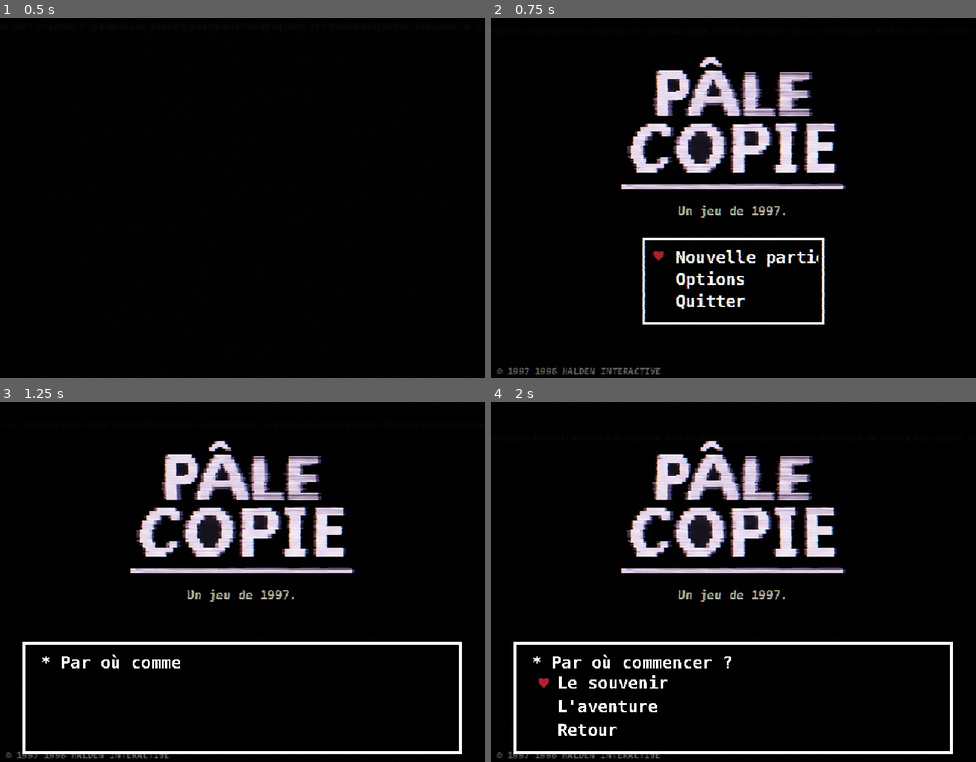
Above: before the commit, frames 1-4 (two rows, left to right).
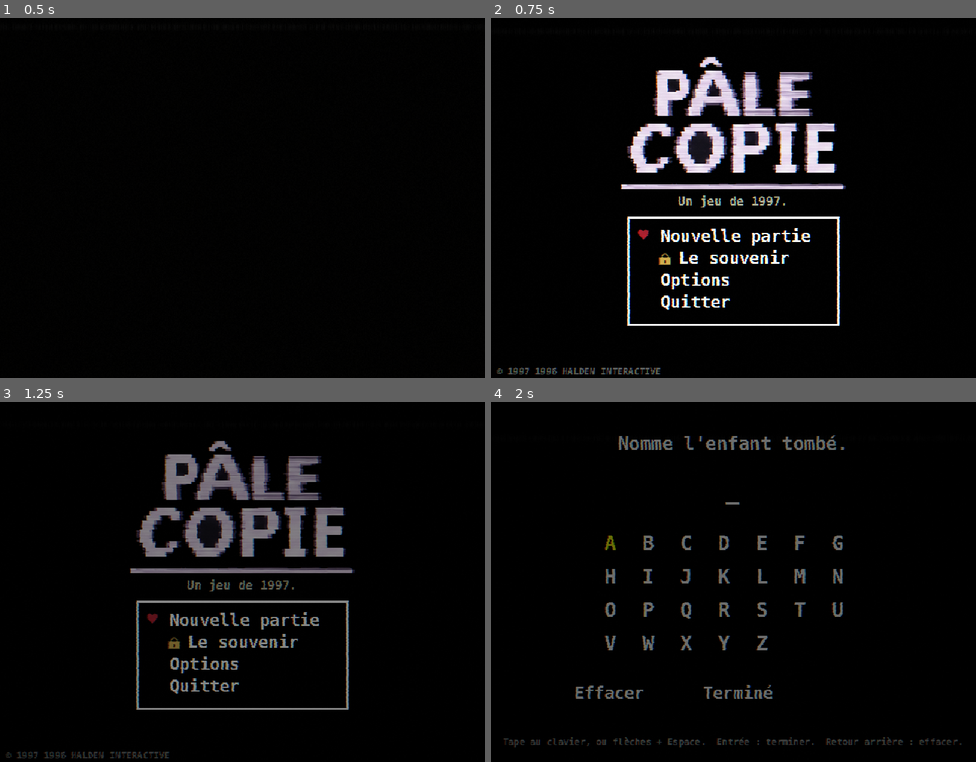
Above: after the commit, the same moments.

Repository: simPly-invent/PALE-COPIE
Game: Godot game, scene res://scenes/main.tscn
The game is run twice, just before and just after one commit, with the same random seed, the same clock (stepped at 60 frames per second) and the same inputs.
Inputs (mouse positions are in pixels of both pictures, inside the frame that each line leads up to):
- Up to frame 1 (0.5 s): no input
- Up to frame 2 (0.75 s): tap Enter (confirm) at 0.5 s; move the mouse to (840, 183) at 0.52 s; hold Right (move_right) from 0.53 s (still down); tap E at 0.6 s; click (840, 183) at 0.67 s
- Up to frame 3 (1.25 s): keep holding Right (move_right); tap Space at 0.77 s
- Up to frame 4 (2 s): move the mouse to (636, 603) at 1.27 s; release Right (move_right) at 1.28 s; hold Down (move_down) from 1.28 s (still down); tap Enter (confirm) at 1.35 s; tap Space at 1.52 s; tap E at 1.55 s

Frame 1 is identical in both runs. In frame 2, 4.3% of the frame differs, in the area x 28-72%, y 49-86%; in frame 3, 12%; in frame 4, 15%, in the area x 1-97%, y 9-99%.

Commit message:
Le souvenir verrouillé par mot de passe, menu titre revu
- « Le souvenir » devient une entrée du menu, avec un cadenas tant que le mot de passe n'a pas été trouvé
- Mot de passe stocké en empreinte SHA-256 (tools/set_memory_password.gd)
- « Nouvelle partie » mène directement à l'aventure ; « Continuer » seulement s'il existe une partie
- Les tests et captures n'écrivent plus jamais dans la vraie sauvegarde

Diff:
--- a/autoload/save_manager.gd
+++ b/autoload/save_manager.gd
@@ -2,11 +2,20 @@
 ## la graine, les drapeaux et le compteur de parties (section 9.2).
 extends Node
 
-const PATH := "user://save.json"
+const REAL_PATH := "user://save.json"
+const TEST_PATH := "user://test_save.json"
+## Les scènes de test n'écrivent jamais dans la vraie sauvegarde du joueur.
+var PATH := REAL_PATH
 
 var data: Dictionary = {}
 
 func _ready() -> void:
+	for a in OS.get_cmdline_args():
+		if a.begins_with("res://tests/") or a.contains("--screenshot="):
+			PATH = TEST_PATH
+	for a in OS.get_cmdline_user_args():
+		if a.begins_with("--screenshot=") or a.begins_with("--room="):
+			PATH = TEST_PATH
 	load_file()
 	GameState.meta["boots"] = int(GameState.meta.get("boots", 0)) + 1
 	write_meta()
--- a/core/assets.gd
+++ b/core/assets.gd
@@ -91,6 +91,18 @@
 						col_override = Color(0.35, 0.5, 0.75)
 					elif y < h * 0.18 and y > h * 0.12:
 						col_override = Color(0.5, 0.5, 0.55)
+				"lock":
+					# cadenas : anse en haut, corps plein en bas, trou de serrure
+					var cx = w / 2.0
+					var by = h * 0.45
+					if y < by:
+						var r = w * 0.32
+						var dd = Vector2(x + 0.5 - cx, y + 0.5 - by).length()
+						inside = dd <= r and dd >= r - 2.5 and y + 0.5 <= by
+					else:
+						inside = true
+						if abs(x + 0.5 - cx) < 1.5 and y > h * 0.6 and y < h * 0.85:
+							col_override = Color(0.2, 0.15, 0.05)
 				"figure":
 					# silhouette humaine grossière
 					var cx = w / 2.0
--- a/data/asset_manifest.json
+++ b/data/asset_manifest.json
@@ -300,6 +300,16 @@
    "color": "#e8dcc8",
    "shape": "rect",
    "description": "Petit lit à barreaux, monté à la maison."
+  },
+  {
+   "name": "icon_lock",
+   "size": [
+    16,
+    20
+   ],
+   "color": "#d8b048",
+   "shape": "lock",
+   "description": "Petit cadenas doré à gauche de « Le souvenir » sur l'écran-titre."
   }
  ]
 }
--- a/data/title.json
+++ b/data/title.json
@@ -26,5 +26,6 @@
   "COPIE": "Lequel des deux ?",
   "MAMAN": "!Ce n'est pas ton nom. C'est le sien.",
   "VASSEUR": "!Le docteur n'est pas disponible."
- }
+ },
+ "memory_password_sha256": "ff85bfc7ad1b6e3e96d8b45bc709d390f56b41242948a95857b7bbb7a19a3bc5"
 }
--- a/rooms/memory/n_shop.json
+++ b/rooms/memory/n_shop.json
@@ -247,8 +247,8 @@
     },
     {
      "card": [
-      "Tu as vingt et un ans.",
-      "Dans quelques semaines, tu seras papa."
+      "Tu es si jeune.",
+      "Dans quelques semaines, tu seras parent."
      ]
     },
     {
--- a/scenes/main.gd
+++ b/scenes/main.gd
@@ -44,7 +44,15 @@
 	World.attach(self, world_root, camera, ui_layer, fade_rect)
 	_apply_options()
 	var args = _dev_args()
-	if args.has("room"):
+	if args.has("title"):
+		show_title()
+		if args.has("screenshot"):
+			for i in int(args.get("frames", 30)):
+				await get_tree().process_frame
+			await RenderingServer.frame_post_draw
+			get_viewport().get_texture().get_image().save_png(args["screenshot"])
+			get_tree().quit()
+	elif args.has("room"):
 		_dev_start(args)
 	elif OS.get_cmdline_user_args().has("--skip-intro"):
 		start_new_game("TEST")
--- a/scenes/ui/list_menu.gd
+++ b/scenes/ui/list_menu.gd
@@ -12,6 +12,7 @@
 var line_h = 30
 var cancellable = true
 var disabled: Array = []
+var icons: Dictionary = {}      # index -> Texture2D affichée à gauche du texte
 var _accept_after = 0
 var on_move: Callable
 
@@ -38,6 +39,14 @@
 	for i in options.size():
 		var l = UI.label(str(options[i]), font_size, Color(0.5, 0.5, 0.5) if disabled.has(i) else Color.WHITE)
 		l.position = Vector2(44, 12 + i * line_h)
+		if icons.has(i):
+			var ic = TextureRect.new()
+			ic.texture = icons[i]
+			ic.size = icons[i].get_size()
+			ic.position = Vector2(42, 12 + i * line_h + (line_h - ic.size.y) / 2.0 - 2)
+			add_child(ic)
+			labels.append(ic)
+			l.position.x = 44 + ic.size.x + 8
 		l.size = Vector2(size.x - 52, line_h)
 		l.clip_text = true
 		add_child(l)
--- a/scenes/ui/name_entry.gd
+++ b/scenes/ui/name_entry.gd
@@ -8,6 +8,7 @@
 var title_text = "Nomme l'enfant tombé."
 var return_mode = false     # true : renvoie le nom au lieu de lancer une partie
 var allow_skip = false
+var password_mode = false   # texte masqué, Entrée valide directement
 
 const LETTERS := "ABCDEFGHIJKLMNOPQRSTUVWXYZ"
 const MAX_LEN := 12
@@ -68,7 +69,8 @@
 	_refresh()
 
 func _refresh() -> void:
-	name_label.text = name_text + ("_" if name_text.length() < MAX_LEN else "")
+	var shown = "*".repeat(name_text.length()) if password_mode else name_text
+	name_label.text = shown + ("_" if name_text.length() < MAX_LEN else "")
 	for i in cells.size():
 		cells[i].add_theme_color_override("font_color", Color.YELLOW if i == idx and not confirming else Color.WHITE)
 	if confirming:
@@ -92,7 +94,7 @@
 		_click()
 		return
 	if k == KEY_ESCAPE:
-		if allow_skip:
+		if allow_skip or password_mode:
 			_emit("")
 		return
 	var ch = String.chr(event.unicode) if event.unicode > 0 else ""
@@ -136,6 +138,9 @@
 	if name_text.strip_edges() == "":
 		AudioManager.sfx("wrong")
 		return
+	if password_mode:
+		_emit(name_text.strip_edges())
+		return
 	var d = JsonUtil.load_json("res://data/title.json")
 	var special: Dictionary = d.get("names", {}) if d is Dictionary else {}
 	var reply: String = special.get(name_text.to_upper(), "")
--- a/scenes/ui/title_screen.gd
+++ b/scenes/ui/title_screen.gd
@@ -22,20 +22,21 @@
 	var boots = int(GameState.meta.get("boots", 1))
 	var sub = UI.label(subs[(boots - 1) % subs.size()], 16, Color(0.7, 0.7, 0.6))
 	sub.horizontal_alignment = HORIZONTAL_ALIGNMENT_CENTER
-	sub.position = Vector2(0, 245)
+	sub.position = Vector2(0, 232)
 	sub.size = Vector2(640, 24)
 	add_child(sub)
 	var opts: Array = []
 	if SaveManager.has_save():
 		opts.append("Continuer")
-	opts.append_array(["Nouvelle partie", "Options", "Quitter"])
-	menu = ListMenu.create(self, Rect2(200, 290, 240, 24 + opts.size() * 30), opts, 22)
+	opts.append_array(["Nouvelle partie", "Le souvenir", "Options", "Quitter"])
+	menu = ListMenu.create(self, Rect2(180, 262, 280, 24 + opts.size() * 30), opts, 22)
 	menu.cancellable = false
+	_update_lock()
 	if SaveManager.has_save():
 		var s = SaveManager.summary()
 		var info = UI.label("%s   LV %d   %s" % [s["name"], s["lv"], s["room"]], 14, Color(0.6, 0.6, 0.6))
 		info.horizontal_alignment = HORIZONTAL_ALIGNMENT_CENTER
-		info.position = Vector2(0, 430)
+		info.position = Vector2(0, 438)
 		info.size = Vector2(640, 20)
 		add_child(info)
 	var foot = UI.label(data.get("footer", "© 1997 HALDEN INTERACTIVE"), 12, Color(0.4, 0.4, 0.4))
@@ -57,20 +58,23 @@
 				World.main.continue_game()
 				return
 			"Nouvelle partie":
-				menu.visible = false
-				var c: int = await DialogueManager.choose("* Par où commencer ?", ["Le souvenir", "L'aventure", "Retour"])
-				if c == 2 or c < 0:
+				busy = true
+				await World.fade(true, 1.0)
+				var ne = preload("res://scenes/ui/name_entry.gd").new()
+				World.main.show_screen(ne)
+				World.fade(false, 0.5)
+				return
+			"Le souvenir":
+				if not memory_unlocked():
+					menu.visible = false
+					var ok: bool = await _ask_memory_password()
 					menu.visible = true
-					menu._accept_after = Time.get_ticks_msec() + 150
-					continue
+					menu._accept_after = Time.get_ticks_msec() + 200
+					if not ok:
+						continue
 				busy = true
 				await World.fade(true, 1.2)
-				if c == 0:
-					World.main.start_memory()
-				else:
-					var ne = preload("res://scenes/ui/name_entry.gd").new()
-					World.main.show_screen(ne)
-					World.fade(false, 0.5)
+				World.main.start_memory()
 				return
 			"Options":
 				menu.visible = false
@@ -83,11 +87,44 @@
 				get_tree().quit()
 				return
 
+# ---------------------------------------------------------------- « Le souvenir » verrouillé
+## Le souvenir ne s'ouvre qu'avec le bon mot de passe (empreinte SHA-256 dans data/title.json,
+## à changer avec tools/set_memory_password.gd). Une fois ouvert, le cadenas disparaît.
+func memory_unlocked() -> bool:
+	return GameState.meta.get("memory_unlocked", false)
+
+func _update_lock() -> void:
+	menu.icons.clear()
+	if not memory_unlocked():
+		menu.icons[menu.options.find("Le souvenir")] = Assets.tex("icon_lock")
+	menu._build()
+
+func _ask_memory_password() -> bool:
+	var ne = load("res://scenes/ui/name_entry.gd").new()
+	ne.password_mode = true
+	ne.return_mode = true
+	ne.title_text = "Mot de passe."
+	World.main.add_overlay(ne)
+	var typed_pw: String = await ne.named
+	if typed_pw == "":
+		return false
+	var expected: String = data.get("memory_password_sha256", "")
+	if typed_pw.to_upper().sha256_text() == expected:
+		GameState.meta["memory_unlocked"] = true
+		SaveManager.write_meta()
+		AudioManager.sfx("souvenir")
+		_update_lock()
+		return true
+	AudioManager.sfx("wrong")
+	return false
+
 ## Mot de passe secret tapé au clavier sur l'écran-titre.
 func _unhandled_key_input(event: InputEvent) -> void:
 	if not (event is InputEventKey) or not event.pressed or event.echo:
 		return
 	var ch = String.chr(event.unicode).to_upper() if event.unicode > 0 else ""
+	if busy or not menu.visible:
+		return
 	if ch == "" or not ch.is_valid_identifier() and not ch.is_valid_int():
 		return
 	typed = (typed + ch).right(16)
--- a/tests/play_test.gd
+++ b/tests/play_test.gd
@@ -32,6 +32,7 @@
 	await test_menu_and_tape()
 	await test_door()
 	await test_name_entry()
+	await test_memory_lock()
 	print("")
 	if failures.is_empty():
 		print("PLAY TEST PASSED")
@@ -245,3 +246,43 @@
 	await press(KEY_ENTER)      # confirmer « Oui »
 	await _wait(0.3)
 	check(got[0] == "Lea", "saisie du prénom au clavier puis Entrée (%s)" % str(got[0]))
+
+func _type_word(w: String) -> void:
+	for c in w:
+		await type_key(OS.find_keycode_from_string(c), c.unicode_at(0))
+
+func test_memory_lock() -> void:
+	check(SaveManager.PATH == SaveManager.TEST_PATH, "les tests n'écrivent pas dans la vraie sauvegarde")
+	GameState.meta.erase("memory_unlocked")
+	var title = load("res://scenes/ui/title_screen.gd").new()
+	add_child(title)
+	await _wait(0.3)
+	check(title.menu.icons.size() == 1, "le souvenir est verrouillé (cadenas)")
+	title.menu.visible = false     # comme dans le jeu pendant la saisie
+	var r = [null]
+	var run = func(): r[0] = await title._ask_memory_password()
+	run.call()
+	await _wait(0.4)
+	await _type_word("FAUX")
+	await press(KEY_ENTER)
+	await _wait(0.3)
+	check(r[0] == false and not title.memory_unlocked(), "mauvais mot de passe : reste verrouillé")
+	r[0] = null
+	run.call()
+	await _wait(0.4)
+	await _type_word("souvenir")
+	await press(KEY_ENTER)
+	await _wait(0.3)
+	check(r[0] == true and title.memory_unlocked() and title.menu.icons.is_empty(), "bon mot de passe : le cadenas disparaît")
+	GameState.meta.erase("memory_unlocked")
+	title.set_process_input(false)
+	title.menu.set_process_input(false)
+	title.queue_free()
+
+## Même rôle que Main.add_overlay dans le jeu.
+func add_overlay(node: Node) -> void:
+	var layer = CanvasLayer.new()
+	layer.layer = 92
+	add_child(layer)
+	layer.add_child(node)
+	node.tree_exited.connect(layer.queue_free)
--- /dev/null
+++ b/tools/set_memory_password.gd
@@ -0,0 +1,31 @@
+## Change le mot de passe du « Souvenir » sans l'écrire en clair dans le projet.
+## Lancer : godot --headless --script res://tools/set_memory_password.gd -- MOTDEPASSE
+## (majuscules et minuscules sont équivalentes ; seule l'empreinte SHA-256 est enregistrée)
+## Ajouter --relock pour remettre le cadenas sur cet ordinateur.
+extends SceneTree
+
+func _init() -> void:
+	var args := OS.get_cmdline_user_args()
+	var pw := ""
+	for a in args:
+		if not a.begins_with("--"):
+			pw = a
+	var path := ProjectSettings.globalize_path("res://data/title.json")
+	var data = JSON.parse_string(FileAccess.get_file_as_string(path))
+	if pw != "":
+		data["memory_password_sha256"] = pw.strip_edges().to_upper().sha256_text()
+		var f := FileAccess.open(path, FileAccess.WRITE)
+		f.store_string(JSON.stringify(data, " ", false))
+		f.close()
+		print("Mot de passe du Souvenir changé.")
+	if args.has("--relock"):
+		var save := ProjectSettings.globalize_path("user://save.json")
+		if FileAccess.file_exists(save):
+			var d = JSON.parse_string(FileAccess.get_file_as_string(save))
+			if d is Dictionary and d.has("meta"):
+				d["meta"].erase("memory_unlocked")
+				var g := FileAccess.open(save, FileAccess.WRITE)
+				g.store_string(JSON.stringify(d, "\t"))
+				g.close()
+				print("Cadenas remis.")
+	quit()
Not shown, added: tools/set_memory_password.gd.uid
